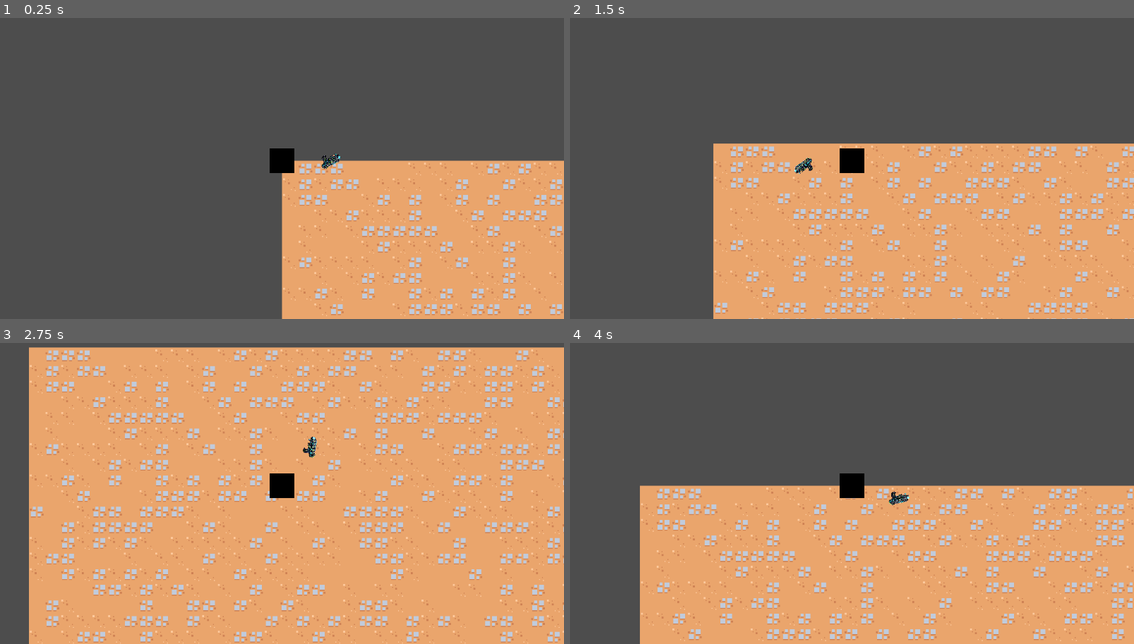
Above: before the commit, frames 1-4 (two rows, left to right).
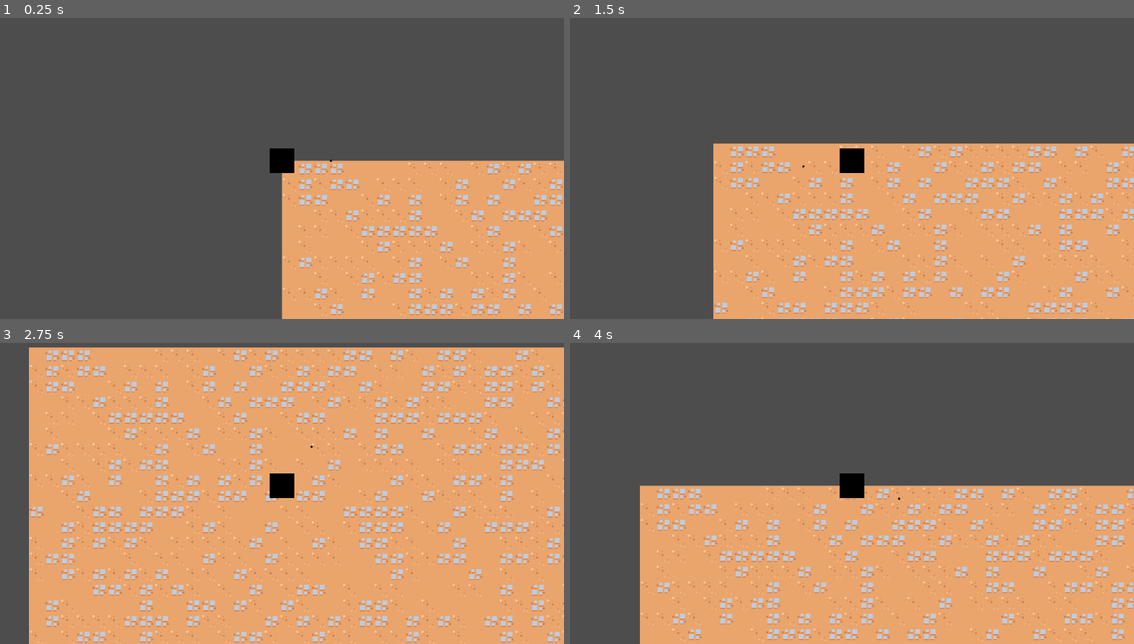
Above: after the commit, the same moments.

Repository: AineeJames/ToBeNamed
Game: Godot game, scene res://scenes/main_game/main_game.tscn
Same seed, same stepped clock (60 frames per second), same inputs: the game is played once before the commit and once after it.
Inputs (mouse positions are in pixels of both pictures, inside the frame that each line leads up to):
- Up to frame 1 (0.25 s): no input
- Up to frame 2 (1.5 s): tap Enter at 0.5 s; move the mouse to (976, 144) at 0.52 s; hold D (move_right) 0.53-1.28 s; click (976, 144) at 0.67 s; move the mouse to (739, 177) at 1.27 s; hold S (move_down) from 1.28 s (still down)
- Up to frame 3 (2.75 s): move the mouse to (338, 415) at 2.02 s; release S (move_down) at 2.03 s; hold D (move_right) from 2.03 s (still down)
- Up to frame 4 (4 s): move the mouse to (823, 547) at 2.77 s; release D (move_right) at 2.78 s; hold W (move_up) 2.78-3.53 s; click (823, 547) at 2.92 s; move the mouse to (1021, 532) at 3.52 s; hold A (move_left) from 3.53 s (still down)

The runs differ from the first frame. In frame 1, 0.1% of the frame differs, in the area x 56-61%, y 45-51%; in frame 2, 0.1%, in the area x 39-44%, y 46-52%; in frame 3, 0.1%; in frame 4, 0.1%.

Commit message:
added timer to bullet to delete after 10 seconds

Diff:
--- a/scenes/guns/bullet.gd
+++ b/scenes/guns/bullet.gd
@@ -1,4 +1,22 @@
 extends CharacterBody2D
+
+func _ready():
+	# Create a new Timer node.
+	var timer = Timer.new()
+	# Set the timer to trigger once after 20 seconds.
+	timer.wait_time = 10
+	timer.one_shot = true
+	# Add the timer as a child of the current node.
+	add_child(timer)
+	# Connect the timer's "timeout" signal to a custom function.
+	timer.connect("timeout", _on_timer_timeout)
+	# Start the timer.
+	timer.start()
+
+func _on_timer_timeout():
+	# Function to be called when the timer reaches 0.
+	# This will delete the current node.
+	queue_free()
 
 func _physics_process(delta):
 	move_and_collide(velocity)
--- a/scenes/guns/bullet.tscn
+++ b/scenes/guns/bullet.tscn
@@ -1,7 +1,7 @@
 [gd_scene load_steps=4 format=3 uid="uid://dnihf6ib5ynbn"]
 
-[ext_resource type="Texture2D" uid="uid://df8rswamsp1da" path="res://scenes/guns/gun1/images/bullet1.png" id="1_mmphv"]
 [ext_resource type="Script" path="res://scenes/guns/bullet.gd" id="1_ukdhy"]
+[ext_resource type="Texture2D" uid="uid://jrw2x4iog6o6" path="res://scenes/character/assets/images/basic_char.png" id="2_bfdnj"]
 
 [sub_resource type="CircleShape2D" id="CircleShape2D_bxwco"]
 radius = 4.0
@@ -11,7 +11,7 @@
 
 [node name="BulletSprite" type="Sprite2D" parent="."]
 scale = Vector2(0.01, 0.01)
-texture = ExtResource("1_mmphv")
+texture = ExtResource("2_bfdnj")
 
 [node name="BulletCollision" type="CollisionShape2D" parent="."]
 shape = SubResource("CircleShape2D_bxwco")
--- a/scenes/guns/gun.tscn
+++ b/scenes/guns/gun.tscn
@@ -1,11 +1,11 @@
 [gd_scene load_steps=3 format=3 uid="uid://ytl4lssm2ft7"]
 
-[ext_resource type="Texture2D" uid="uid://vecmlpmsdegg" path="res://scenes/guns/gun1/images/gun1.png" id="1_6bwtj"]
 [ext_resource type="Script" path="res://scenes/guns/Gun.gd" id="1_nbacj"]
+[ext_resource type="Texture2D" uid="uid://jrw2x4iog6o6" path="res://scenes/character/assets/images/basic_char.png" id="2_2not5"]
 
 [node name="Node2D" type="Node2D"]
 script = ExtResource("1_nbacj")
 
 [node name="Gun" type="Sprite2D" parent="."]
 scale = Vector2(0.02, 0.02)
-texture = ExtResource("1_6bwtj")
+texture = ExtResource("2_2not5")
